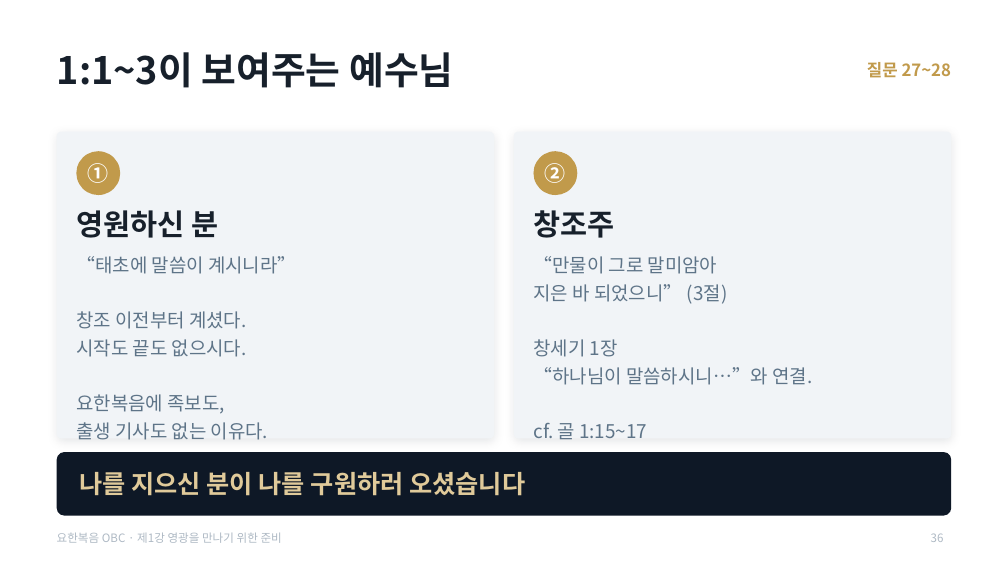
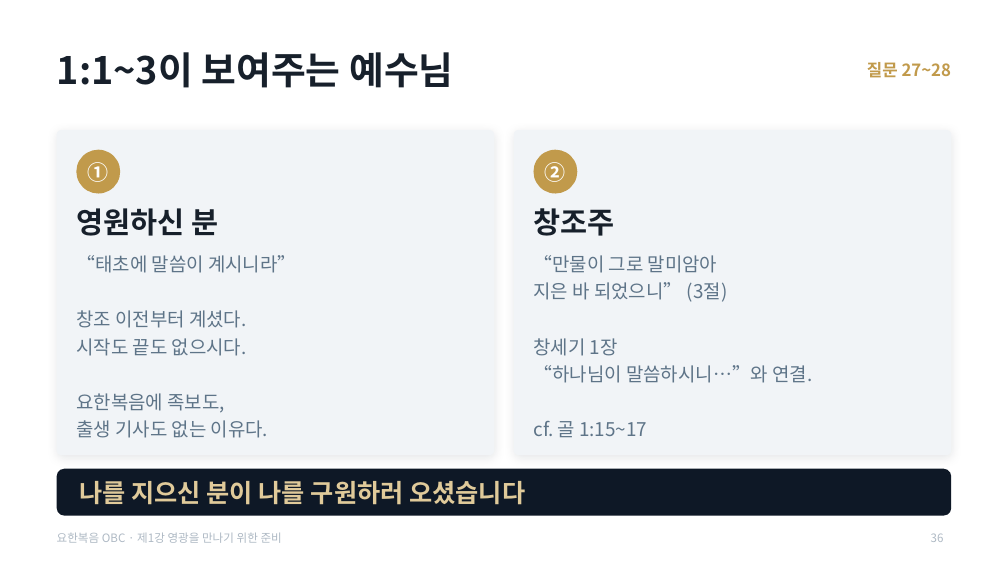
Before and after one commit to mio-modu/bible_GospelofJohn, a slide deck: slide 36 of dist/요한복음_1강_영광을_만나기_위한_준비.pptx. Drawn at 1008x567 pixels with LibreOffice and Linux fonts; fonts in the diff are those of the drawing. Boxes give left, top, right and bottom in pixels: in the first picture for what was removed or moved away, otherwise in the second. Text is boxed around its words. In the diff, an @@ line names an element or a change of style, - is before the commit and + after.

```diff
--- a/dist/요한복음_1강_영광을_만나기_위한_준비.pptx
+++ b/dist/요한복음_1강_영광을_만나기_위한_준비.pptx
@@ rounded rectangle: place and size @@
-rounded rectangle at (57, 132, 495, 439)
+rounded rectangle at (57, 130, 495, 455)
@@ proportions changed in 3 elements at (57, 469, 951, 516), (57, 130, 495, 455), (514, 130, 952, 455) @@
@@ rounded rectangle: place and size @@
-rounded rectangle at (514, 132, 952, 439)
+rounded rectangle at (514, 130, 952, 455)
@@ rounded rectangle: place and size @@
-rounded rectangle at (57, 452, 951, 516)
+rounded rectangle at (57, 469, 951, 516)
@@ text "나를 지으신 분이 나를 구원하러 ...": place and size @@
-text "나를 지으신 분이 나를 구원하러 ..." at (79, 472, 525, 496)
+text "나를 지으신 분이 나를 구원하러 ..." at (79, 481, 525, 505)
```
Also in this commit, not shown: 12 other slides changed, 5 other files.
